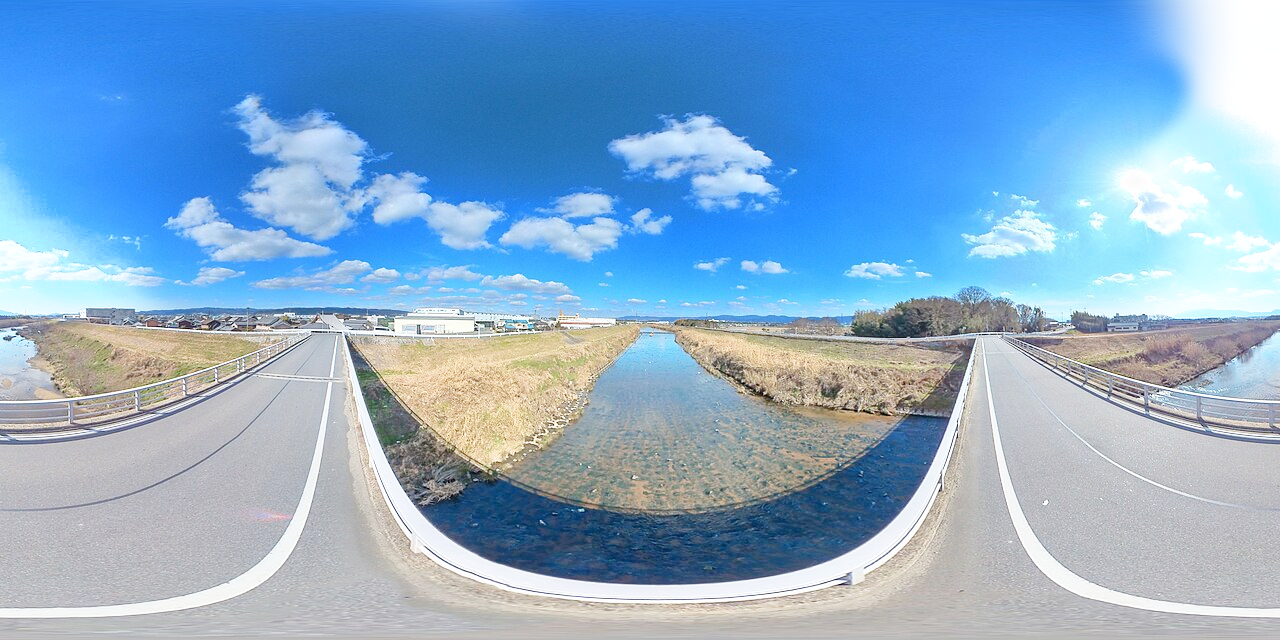
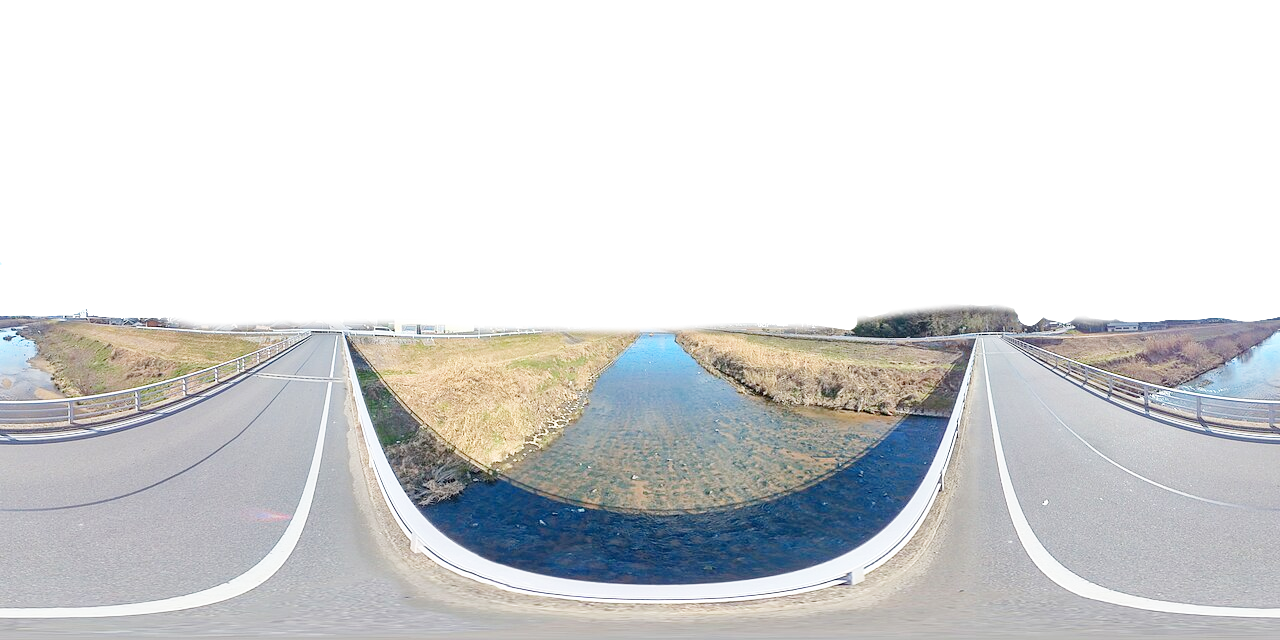
Two versions of the same layered image (1280 x 640). Layer-by-layer changes:
painted on "panorama.jpg" over [0,0,1280,339]
painted on "panorama.jpg #1" over [0,0,1280,339]
